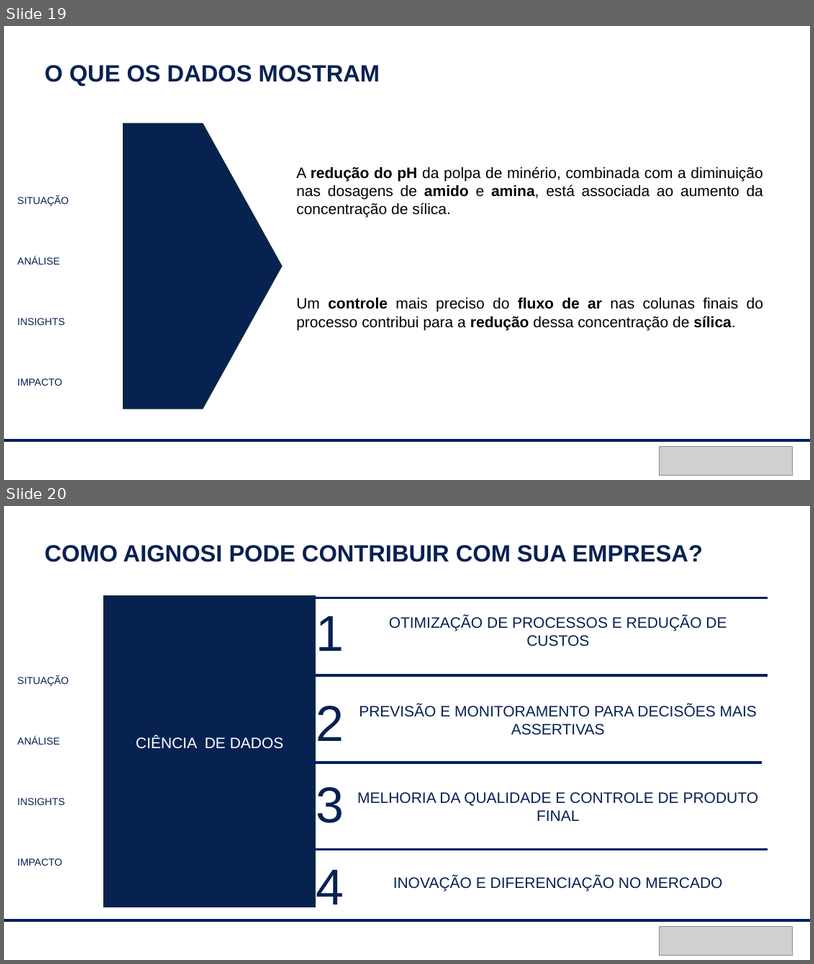
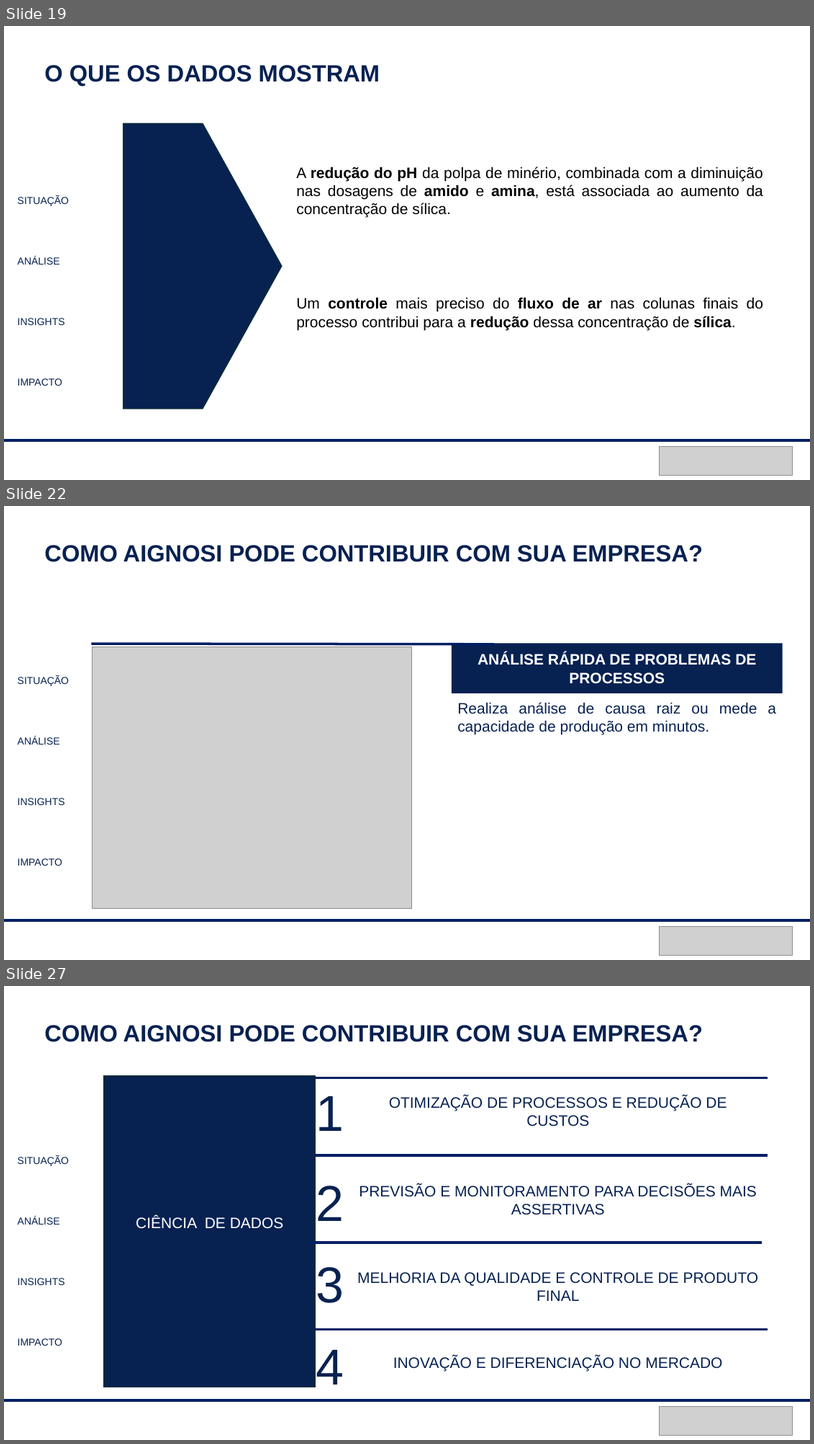
Before and after one commit to peixotoigor/aignosi-internship-datascience-challenge, a slide deck: Apresentacao/EDA_ore_mining.pptx. Shown one above the other, each under a label of ours: slides 19 and 20 before the commit, slides 19, 22 and 27 after it; the slides between them are not shown. The pictures are 814x964 and 814x1444 pixels, drawn with LibreOffice and Linux fonts; fonts in the diff are those of the drawing; grey boxes stand for pictures. Boxes give left, top, right and bottom in pixels: in the first picture for what was removed or moved away, otherwise in the second. Text is boxed around its words. In the diff, an @@ line names an element or a change of style, - is before the commit and + after.

```diff
--- a/Apresentacao/EDA_ore_mining.pptx
+++ b/Apresentacao/EDA_ore_mining.pptx
@@ slide 22 added at bbox=[4, 506, 810, 960], background #FFFFFF @@
@@ text added at bbox=[44, 545, 703, 562], 28 pt, text #072151, bold @@
+COMO AIGNOSI PODE CONTRIBUIR COM SUA EMPRESA?
@@ line added from (91, 644) to (494, 644), #001F63 3 pt @@
@@ picture added at bbox=[92, 647, 412, 908] @@
@@ rectangle added at bbox=[452, 644, 782, 693], fill #072151, 18 pt, text #FFFFFF, bold @@
+ANÁLISE RÁPIDA DE PROBLEMAS DE PROCESSOS
@@ text added at bbox=[18, 676, 69, 865], 12 pt, text #072151 @@
+SITUAÇÃO
+ANÁLISE
+INSIGHTS
+IMPACTO
@@ text added at bbox=[458, 702, 777, 734], 18 pt, text #072151 @@
+Realiza análise de causa raiz ou mede a capacidade de produção em minutos.
@@ line added from (4, 921) to (810, 921), #001F63 3 pt @@
@@ picture added at bbox=[660, 926, 793, 955] @@
@@ what was slide 20 is now slide 27 @@
```
Also in this commit, not shown: 1 slide changed, 6 other slides added, 2 other files.
